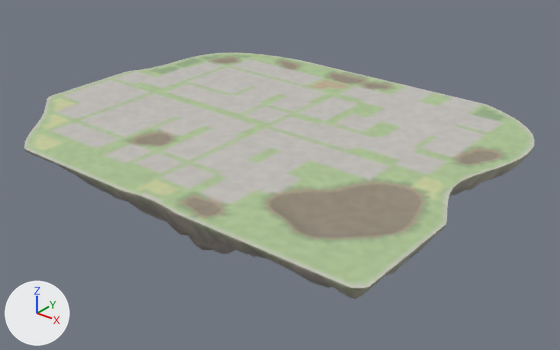
Renders of the glTF model godot_project/remake/sky/islands/SKY-024.rock.glb from each side of a commit.
One viewpoint serves both versions: a 50 mm camera at (321.0, -387.0, 205.0) aimed at (5.0, 7.0, -39.0). Every picture has the same lights, and +X, +Y and +Z are marked at lower left. The first picture is the older version.

Names of what the first picture shows: 'deck-col', 'rock'.
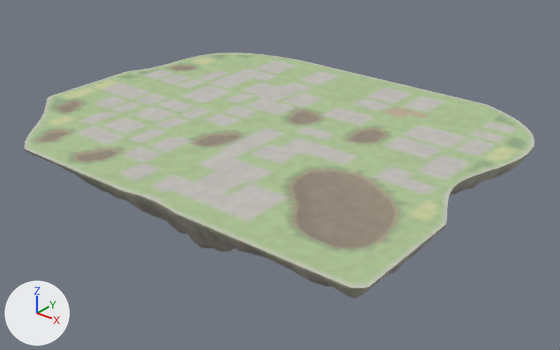
Where the change shows, as pixel boxes [x1, y1, x2, y2] in the pictures (560 x 350 px; the box of a moved part takes in the faces that stretch with it):
part 1 of me_deck_col, moved or reshaped
    before: [179, 126, 430, 250]
    after: [180, 126, 427, 252]
part 2 of me_deck_col, cut back
    before: [31, 99, 325, 163]
    after: [35, 99, 325, 164]
part 3 of me_deck_col, built on
    before: [169, 56, 395, 90]
    after: [169, 57, 395, 90]
part 4 of me_deck_col, built on
    before: [451, 147, 506, 166]
    after: [451, 147, 505, 165]
part 5 of me_deck_col, recoloured
    both: [30, 54, 528, 254]

What the commit changed:
me_deck_col is used by ob_deck_col; location (0.0, 0.0, 0.0).
me_deck_col had 5831 vertices, 11317 faces and spanned x -168.0..164.0, y -130.0..134.0, z -4.0..0.0.
me_deck_col now has 5826 vertices, 11304 faces and spans x -168.0..164.0, y -130.0..134.0, z -4.0..0.0.
me_deck_col part 1: 122 vertices moved from x 40.0..147.0, y -108.0..34.0, z -4.0..0.0 to x 40.0..144.0, y -110.0..34.0, z -4.0..0.0; 414 vertices removed from x 33.0..148.0, y -122.0..42.0, z -4.0..0.0; 418 vertices added at x 36.0..148.0, y -122.0..43.0, z -4.0..0.0.
me_deck_col part 2: 36 vertices moved within x -104.0..16.0, y -110.0..34.0, z -2.0..0.0; 149 vertices removed from x -144.0..20.0, y -118.0..38.0, z -2.0..0.0; 356 vertices added at x -147.0..21.0, y -118.0..40.0, z -2.0..0.0.
me_deck_col part 3: 26 vertices moved from x -144.0..24.0, y 58.0..122.0, z -2.0..0.0 to x -145.0..20.0, y 58.0..122.0, z -2.0..0.0; 253 vertices removed from x -144.0..24.0, y 50.0..126.0, z -2.0..0.0; 99 vertices added at x -147.0..20.0, y 48.0..126.0, z -2.0..0.0.
me_deck_col part 4: 11 vertices moved from x 129.0..147.0, y 34.0..58.0, z -2.0..0.0 to x 132.0..144.0, y 34.0..58.0, z 0.0; 76 vertices removed from x 129.0..148.0, y 28.0..58.0, z -2.0..0.0; 14 vertices added at x 132.0..144.0, y 30.0..58.0, z 0.0.
me_deck_col part 5: 3163 kept faces spanning x -164.0..156.0, y -130.0..134.0, z -4.0..0.0 get new vertex colours.
